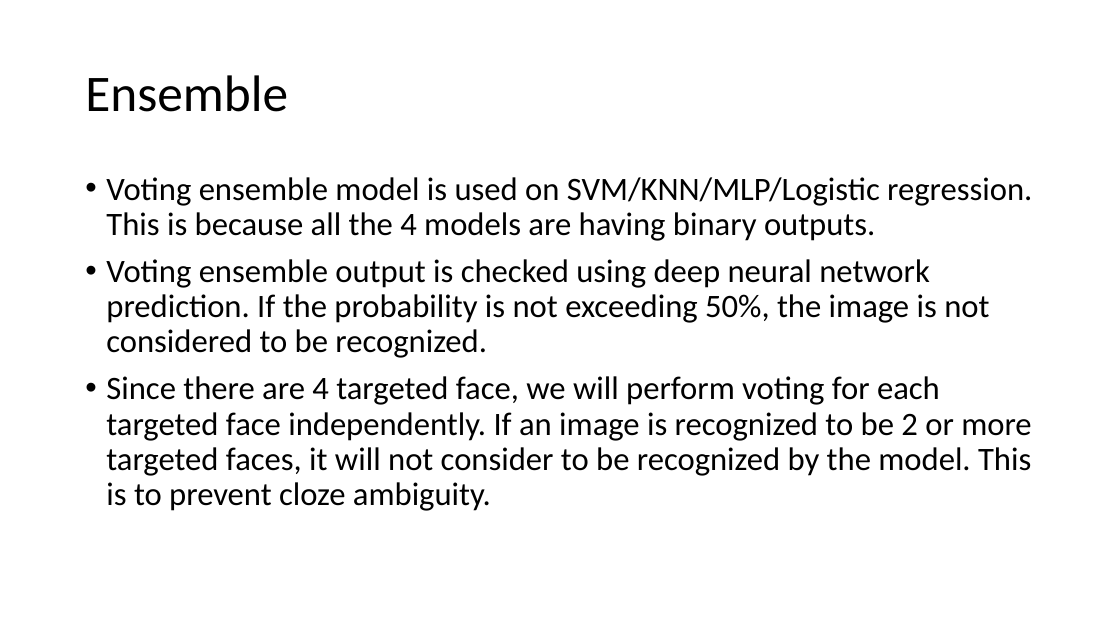
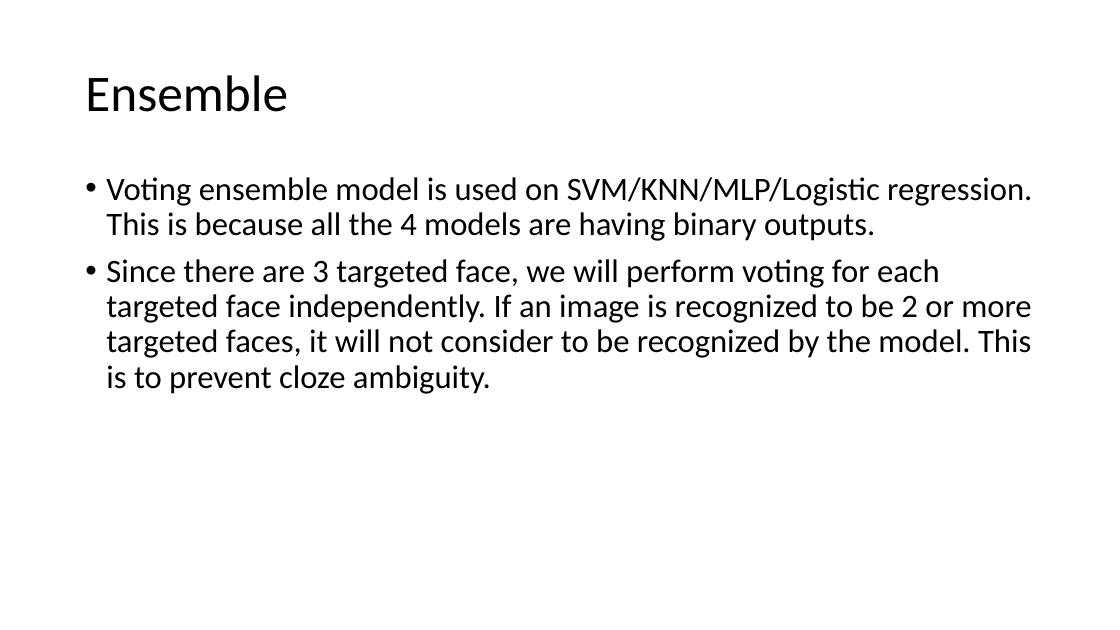
Before and after one commit to optimusium/capstone4, a slide deck: slide 33 of Face Recognition.pptx (slide 35 before the commit). Drawn at 1120x630 pixels with LibreOffice and Linux fonts; fonts in the diff are those of the drawing. Boxes give left, top, right and bottom in pixels: in the first picture for what was removed or moved away, otherwise in the second. Text is boxed around its words. In the diff, an @@ line names an element or a change of style, - is before the commit and + after.

```diff
--- a/Face Recognition.pptx
+++ b/Face Recognition.pptx
@@ text at [106,259,1031,394]: text changed @@
-• Voting ensemble output is checked using deep neural network prediction. If the probability is not exceeding 50%, the image is not considered to be recognized.
-• Since there are 4 targeted face, we will perform voting for each targeted face independently. If an image is recognized to be 2 or more targeted faces, it will not consider to be recognized by the model. This is to prevent cloze ambiguity.
+• Since there are 3 targeted face, we will perform voting for each targeted face independently. If an image is recognized to be 2 or more targeted faces, it will not consider to be recognized by the model. This is to prevent cloze ambiguity.
```
Also in this commit, not shown: 11 other slides changed, 2 slides added, 3 slides removed.
